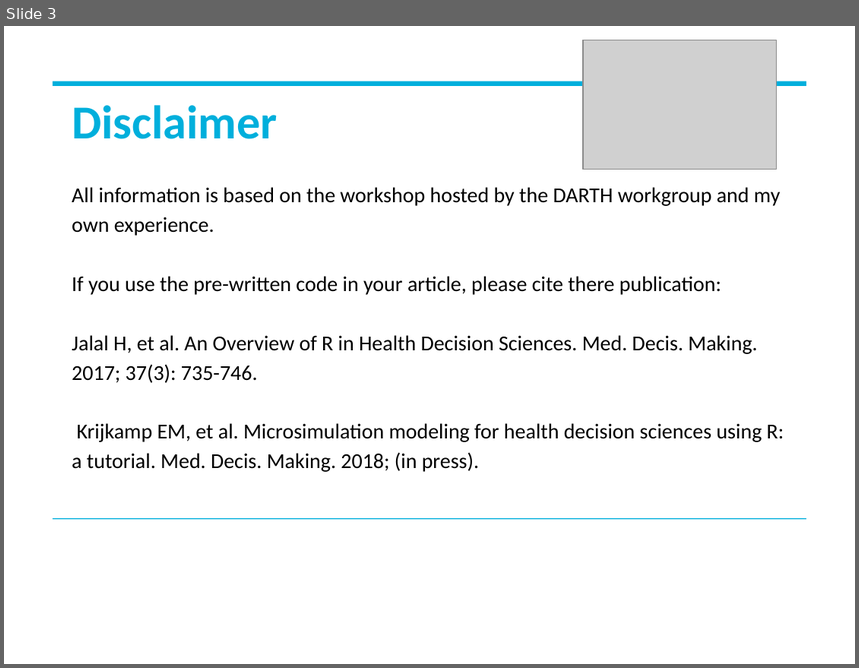
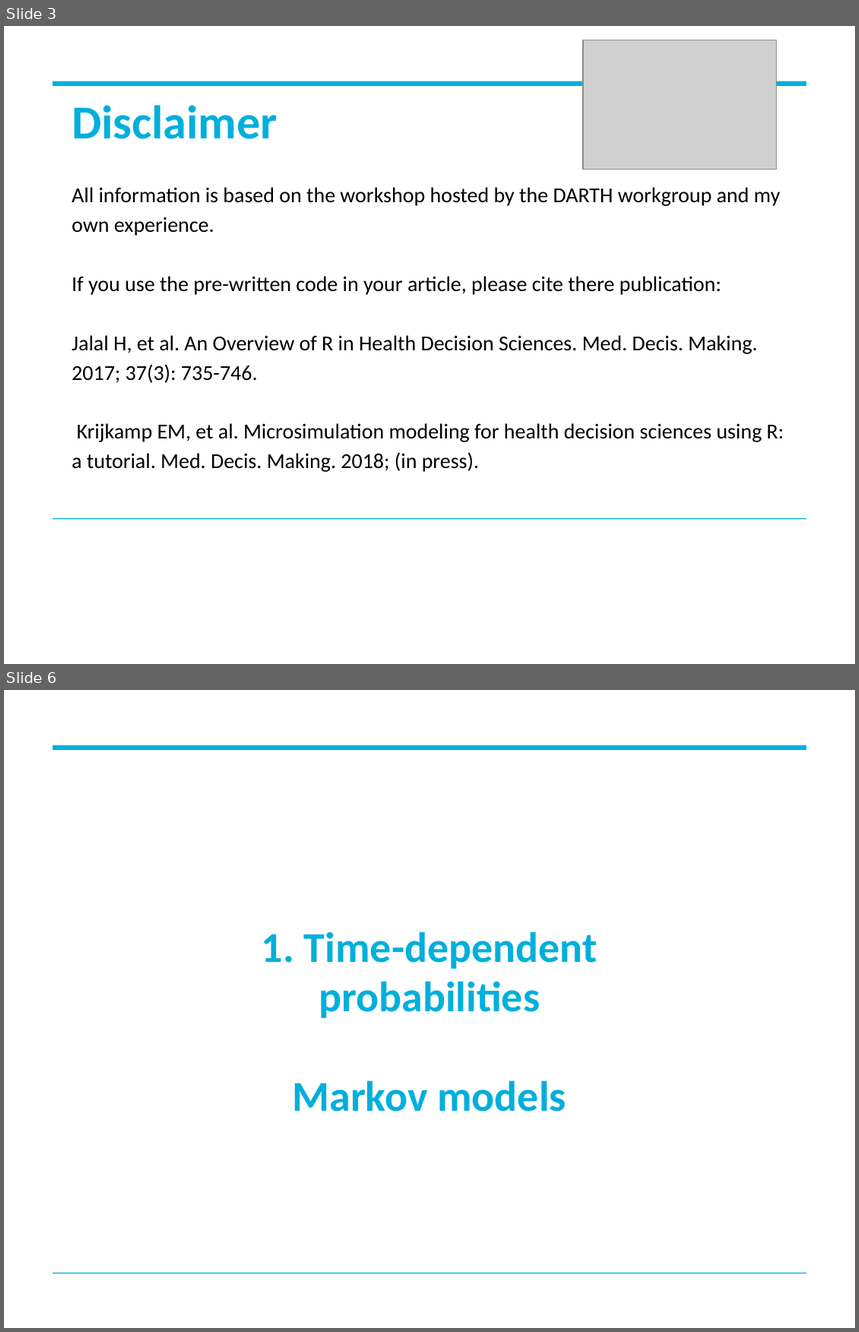
Before and after one commit to StanWijn/DMIG, a slide deck: R software in decision modelling - Part 2.pptx. Shown one above the other, each under a label of ours: slide 3 before the commit, slides 3 and 6 after it; the slides between them are not shown. The pictures are 859x668 and 859x1332 pixels, drawn with LibreOffice and Linux fonts; fonts in the diff are those of the drawing; grey boxes stand for pictures; background and template pictures are left out. Boxes give left, top, right and bottom in pixels: in the first picture for what was removed or moved away, otherwise in the second. Text is boxed around its words. In the diff, an @@ line names an element or a change of style, - is before the commit and + after.

```diff
--- a/R software in decision modelling - Part 2.pptx
+++ b/R software in decision modelling - Part 2.pptx
@@ slide 6 added at <box>4,690,855,1328</box>, background #FFFFFF; not listed: 1 template element that a slide beside it also shows @@
@@ text added at <box>262,932,598,1112</box>, 36 pt, text #00AFDC, bold @@
+1. Time-dependent probabilities
+Markov models
@@ rectangle added at <box>53,1273,807,1274</box>, fill #00AFDC @@
```
Also in this commit, not shown: 7 slides changed, 14 other slides added, 26 slides removed, 4 other files.
